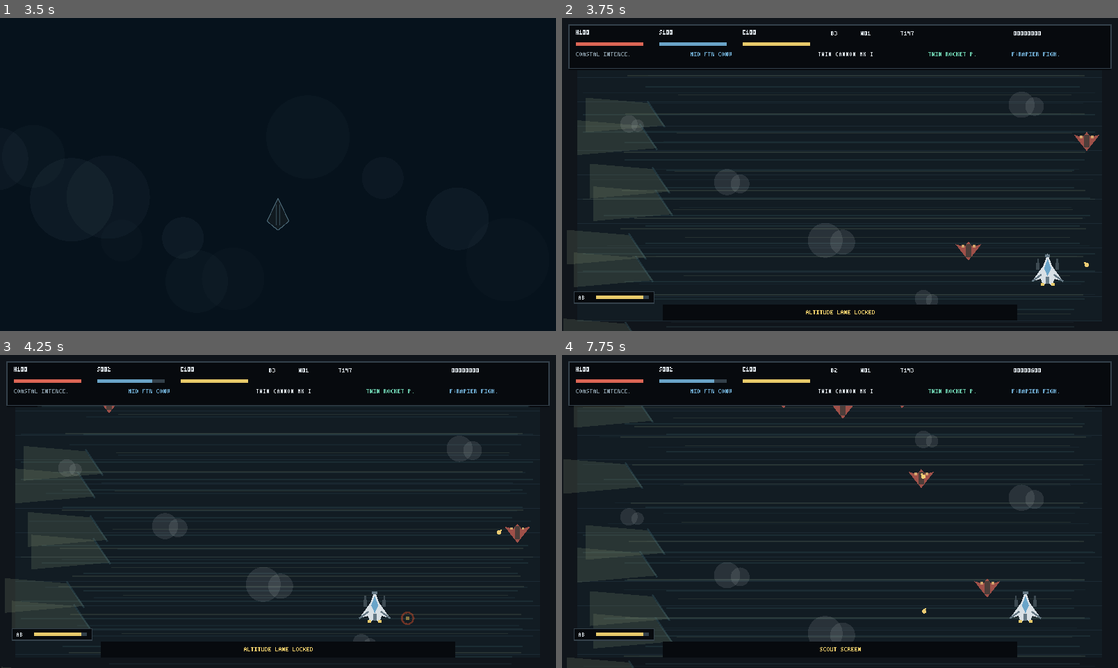
Above: before the commit, frames 1-4 (two rows, left to right).
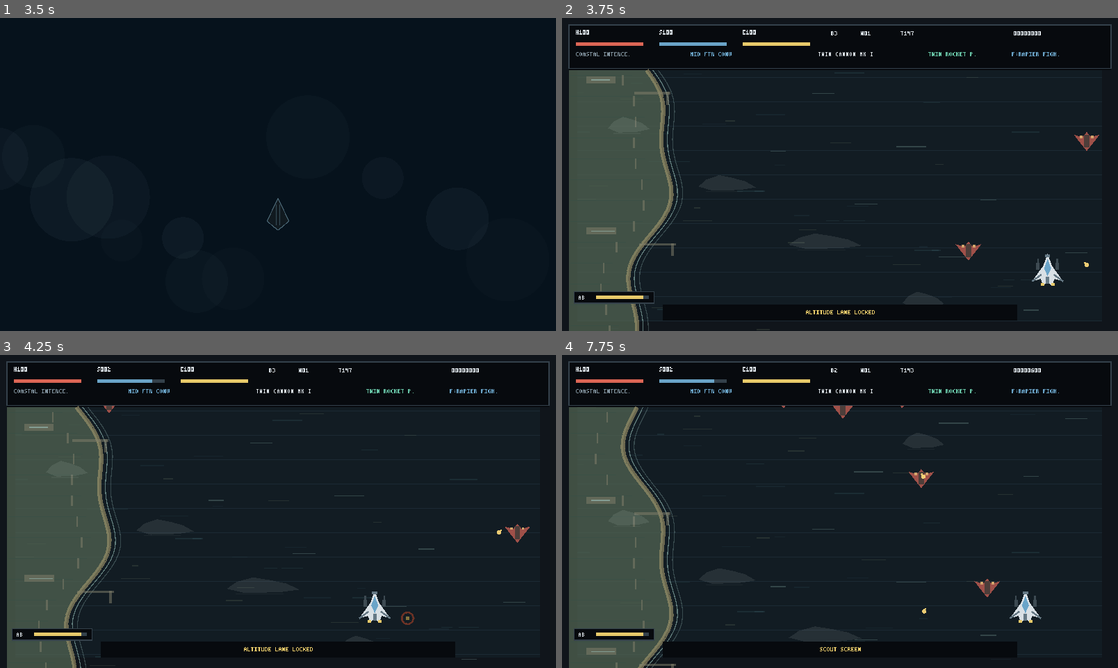
Above: after the commit, the same moments.

Repository: EVAVO-STUDIO/godot-462-strike-wing-94
Game: Godot game, scene res://scenes/main.tscn
Two runs of this game, one before a commit and one after it. Both use one fixed random seed, a clock stepped at 60 frames per second and the inputs below.
Inputs (mouse positions are in pixels of both pictures, inside the frame that each line leads up to):
- Up to frame 1 (3.5 s): tap Enter (confirm) at 0.5, 2.1, 2.75 s; move the mouse to (400, 158) at 0.52 s; hold D (move_right) 0.53-1.28 s; hold Shift (afterburner) 0.53-1.28 s; click (400, 158) at 0.67 s; move the mouse to (166, 190) at 1.27 s; hold Page Down (altitude_down) 1.28-2.03 s; tap F (call_battlefield_support) at 1.35 s; tap R (restart) at 2 s; move the mouse to (333, 105) at 2.02 s; hold D (move_right) 2.03-2.78 s; move the mouse to (250, 237) at 2.77 s; hold Page Up (altitude_up) from 2.78 s (still down); tap B (cycle_battlefield_support) at 2.85 s; click (250, 237) at 2.92 s
- Up to frame 2 (3.75 s): move the mouse to (1006, 221) at 3.52 s; release Page Up (altitude_up) at 3.53 s; hold A (move_left) from 3.53 s (still down); tap C (cycle_support) at 3.6 s
- Up to frame 3 (4.25 s): keep holding A (move_left)
- Up to frame 4 (7.75 s): move the mouse to (673, 464) at 4.27 s; tap E (drop_strike_ordnance) at 4.35 s; move the mouse to (867, 511) at 5.02 s; release A (move_left) at 5.03 s; hold Page Down (altitude_down) 5.03-5.78 s; hold Space (fire_primary) 5.03-5.78 s; click (867, 511) at 5.17 s; move the mouse to (756, 433) at 5.77 s; hold D (move_right) 5.78-6.53 s; tap X (fire_secondary) at 5.85 s; move the mouse to (962, 495) at 6.52 s; hold Page Up (altitude_up) 6.53-7.28 s; tap Z (fire_support) at 6.6 s; move the mouse to (728, 527) at 7.27 s; hold D (move_right) from 7.28 s (still down); tap H (service_hull) at 7.35 s; click (728, 527) at 7.42 s

Frame 1 is identical in both runs. In frame 2, 13% of the frame differs, in the area x 0-95%, y 16-100%; in frame 3, 13%; in frame 4, 14%.

Commit message:
feat: establish coastal intercept benchmark art

Diff:
--- a/data/environment_profiles.json
+++ b/data/environment_profiles.json
@@ -8,6 +8,11 @@
       "far": "31505b",
       "mid": "426b73",
       "near": "6c7b63",
+      "land": "536653",
+      "inland": "344f46",
+      "sand": "a79b6e",
+      "foam": "9bc3bd",
+      "road": "82806c",
       "far_speed": 10.0,
       "mid_speed": 24.0,
       "near_speed": 48.0
--- a/scripts/environment_director.gd
+++ b/scripts/environment_director.gd
@@ -147,25 +147,60 @@
 		_parallax_speed(profile, state, "near")
 	]
 	var tones := [_tone(profile, "far", 0.18), _tone(profile, "mid", 0.20), _tone(profile, "near", 0.22)]
-	var gaps := [44.0, 32.0, 22.0]
+	var gaps := [47.0, 34.0, 25.0]
 	for layer_index in range(3):
-		for i in range(18):
+		for i in range(16):
 			var y := fposmod(float(i) * gaps[layer_index] + t * speeds[layer_index], 340.0) + 54.0
-			var x0 := 24.0 + float((i * (37 + layer_index * 11)) % 120)
-			surface.draw_line(Vector2(x0, y), Vector2(620.0 - x0 * 0.25, y), tones[layer_index], 1.0)
+			var x0 := 18.0 + float((i * (83 + layer_index * 19)) % 520)
+			var length := 7.0 + float((i * 13 + layer_index * 7) % 28)
+			surface.draw_line(Vector2(x0, y), Vector2(minf(622.0, x0 + length), y), tones[layer_index], 1.0)
+
+func _coast_x(world_y: float, scale: float) -> float:
+	return 148.0 * scale + sin(world_y * 0.018) * 35.0 * scale + sin(world_y * 0.047 + 1.3) * 13.0 * scale
 
 func _draw_coast(surface: CanvasItem, profile: Dictionary, state: Dictionary, t: float) -> void:
 	var scale := _ground_scale(state)
 	if not _draw_ground_detail(state):
 		return
-	var land := _tone(profile, "near", 0.26)
-	var shore := _tone(profile, "mid", 0.32)
-	var width := 105.0 * scale
-	for i in range(7):
-		var y := fposmod(float(i) * 76.0 + t * 26.0, 330.0) + 54.0
-		var left := 18.0 + sin(float(i) * 1.7) * 18.0
-		surface.draw_colored_polygon(PackedVector2Array([Vector2(left,y-20),Vector2(left+width,y-14),Vector2(left+width+20,y+12),Vector2(left,y+20)]), land)
-		surface.draw_line(Vector2(left+width,y-16),Vector2(left+width+20,y+14),shore,2.0)
+	var scroll := t * _parallax_speed(profile, state, "mid")
+	var land := _tone(profile, "land", 0.72)
+	var inland := _tone(profile, "inland", 0.46)
+	var sand := _tone(profile, "sand", 0.60)
+	var foam := _tone(profile, "foam", 0.58)
+	var road := _tone(profile, "road", 0.52)
+	var coast_points := PackedVector2Array([Vector2(8, 60)])
+	var shore_points: Array[Vector2] = []
+	for y in range(60, 369, 8):
+		var coast_x := _coast_x(float(y) - scroll, scale)
+		shore_points.append(Vector2(coast_x, float(y)))
+		coast_points.append(Vector2(coast_x, float(y)))
+	coast_points.append(Vector2(8, 368))
+	surface.draw_colored_polygon(coast_points, land)
+	for index in range(shore_points.size() - 1):
+		var a := shore_points[index]
+		var b := shore_points[index + 1]
+		surface.draw_line(a, b, sand, 5.0)
+		surface.draw_line(a + Vector2(7, 0), b + Vector2(7, 0), foam, 1.0)
+		surface.draw_line(a + Vector2(13, 0), b + Vector2(13, 0), Color(foam, foam.a * 0.48), 1.0)
+	for y in range(66, 366, 24):
+		var world_y := float(y) - scroll
+		var edge := _coast_x(world_y, scale)
+		surface.draw_line(Vector2(10, y), Vector2(maxf(12.0, edge - 31.0 * scale), y), inland, 1.0)
+		var road_x := maxf(23.0, edge - 48.0 * scale)
+		surface.draw_rect(Rect2(roundf(road_x), y, 2, 12), road)
+	for landmark in range(3):
+		var ly := fposmod(116.0 + landmark * 174.0 + scroll, 522.0) + 48.0
+		var lx := _coast_x(ly - scroll, scale)
+		if ly < 350.0:
+			surface.draw_rect(Rect2(28, roundf(ly), maxf(34.0, lx - 74.0), 8), road)
+			surface.draw_line(Vector2(34, ly + 4), Vector2(maxf(42.0, lx - 48.0), ly + 4), foam, 1.0)
+			surface.draw_rect(Rect2(roundf(lx - 20.0), roundf(ly + 18.0), 42, 3), road)
+			surface.draw_rect(Rect2(roundf(lx + 17.0), roundf(ly + 18.0), 3, 15), road)
+	# Sandbars and wakes break up the open water without competing with bullets.
+	for i in range(9):
+		var sy := fposmod(float(i) * 61.0 + scroll * 1.18, 310.0) + 62.0
+		var sx := 240.0 + float((i * 97) % 340)
+		surface.draw_line(Vector2(sx, sy), Vector2(sx + 18.0 + float(i % 3) * 8.0, sy), Color(foam, foam.a * 0.42), 1.0)
 
 func _draw_industrial(surface: CanvasItem, profile: Dictionary, state: Dictionary, t: float) -> void:
 	var scale := _ground_scale(state)
@@ -233,12 +268,18 @@
 	var density := _cloud_density(state)
 	if density <= 0.08:
 		return
-	var count := int(round(10.0 * density))
+	var count := int(round(8.0 * density))
 	var cloud := Color("d7dfe0")
-	cloud.a = 0.08 + density * 0.08
+	cloud.a = 0.07 + density * 0.07
 	for i in range(count):
 		var x := float((i * 113 + 57) % 590) + 20.0
 		var y := fposmod(float(i) * 67.0 + t * (8.0 + density * 18.0), 290.0) + 70.0
-		var radius := 10.0 + float(i % 3) * 5.0
-		surface.draw_circle(Vector2(x,y),radius,cloud)
-		surface.draw_circle(Vector2(x+radius,y+2),radius*0.72,cloud)
+		var width := 24.0 + float(i % 3) * 9.0
+		var bank := PackedVector2Array([
+			Vector2(x - width, y + 5), Vector2(x - width * 0.72, y - 3),
+			Vector2(x - width * 0.28, y - 8), Vector2(x + width * 0.18, y - 5),
+			Vector2(x + width * 0.63, y - 1), Vector2(x + width, y + 6),
+			Vector2(x + width * 0.45, y + 9), Vector2(x - width * 0.5, y + 10)
+		])
+		surface.draw_colored_polygon(bank, cloud)
+		surface.draw_line(Vector2(x - width * 0.75, y + 11), Vector2(x + width * 0.55, y + 11), Color(cloud, cloud.a * 0.55), 1.0)
--- a/tools/environment_self_test.gd
+++ b/tools/environment_self_test.gd
@@ -13,6 +13,8 @@
 		for required in ["coast","industrial","open_water","high_cloud","orbital"]:
 			_expect(not EnvironmentRules.profile_for(profiles, required).is_empty(), "missing environment profile %s" % required)
 		var coast := EnvironmentRules.profile_for(profiles, "coast")
+		for palette_key in ["land", "inland", "sand", "foam", "road"]:
+			_expect(coast.has(palette_key), "coastal benchmark palette should define %s" % palette_key)
 		var low_speed := EnvironmentRules.parallax_speed(coast, "low", "near")
 		var high_speed := EnvironmentRules.parallax_speed(coast, "high", "near")
 		var blended_speed := EnvironmentRules.blended_parallax_speed(coast, "low", "high", 0.5, "near")
@@ -36,6 +38,8 @@
 		_expect(source.contains("blended_cloud_density"), "environment renderer should blend cloud density")
 		_expect(source.contains("_orbital_mix"), "orbital starfield should fade through the atmospheric transition")
 		_expect(source.contains("_draw_high_atmosphere_horizon"), "orbital ascent should retain atmospheric curvature during transition")
+		_expect(source.contains("_coast_x"), "coastal benchmark should use a continuous authored shoreline")
+		_expect(source.contains("Sandbars and wakes"), "coastal benchmark should retain subdued open-water scale cues")
 	var project := FileAccess.open("res://project.godot", FileAccess.READ)
 	_expect(project != null, "project.godot should be readable")
 	if project != null:
